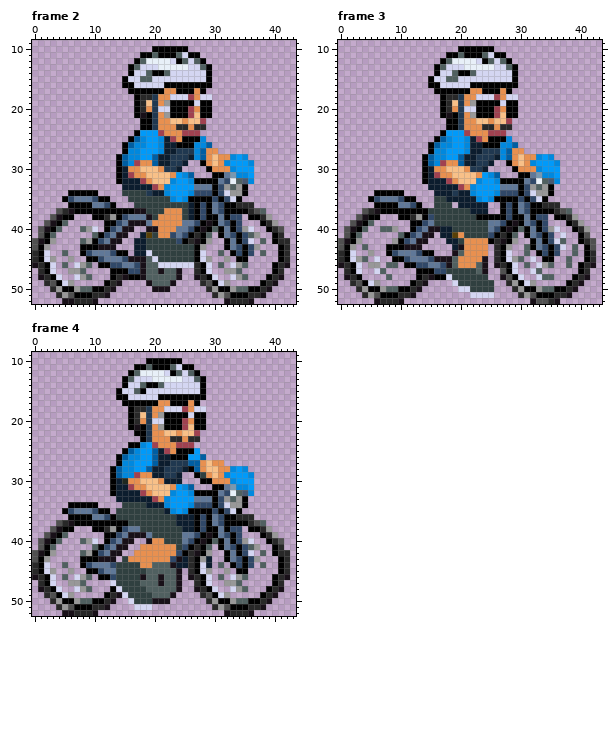
One commit to this animated GIF sprite: images/ChrisSprite.gif. The picture above is the old version.
The file is 98x106 pixels, drawn in blocks of 2x2; one block is one cell here. Shown: frame 2: x 0..43, y 9..52; frame 3: x 0..43, y 9..52; frame 4: x 0..43, y 9..52. The commit also changed other frames, which this record leaves out.
New version:
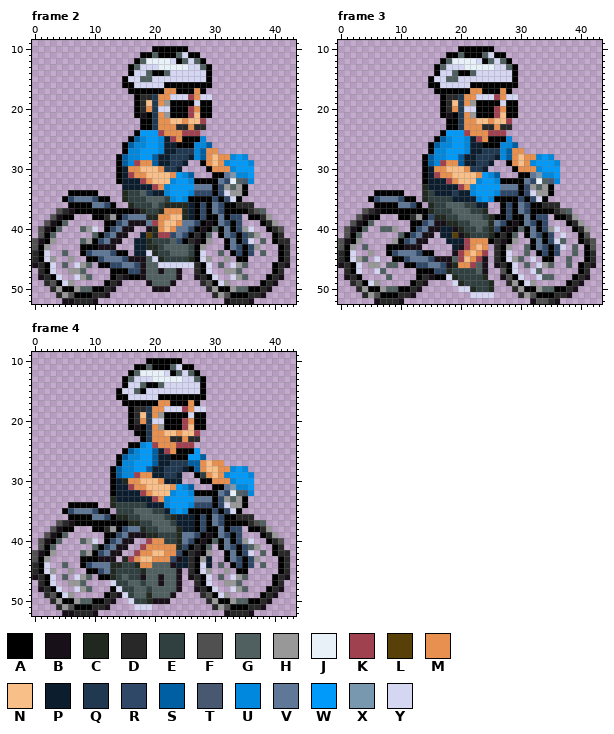
Palette (. is transparent): A #000000  B #181018  C #202820  D #282828  E #304040  F #505050  G #506060  H #989898  J #e8f0f8  K #a04150  L #584008  M #e89050  N #f8c088  P #0c1d2e  Q #203850  R #304868  S #005ea2  T #485870  U #0088de  V #607898  W #009afa  X #7898b0  Y #d4d6f2
Difference:
Frame 2:
y 34: x 15 E -> C; x 18 E -> G
y 35: x 15 . -> C; x 19..21 EEE -> GGG
y 36: x 16 . -> C; x 20 E -> G; x 22..25 EEEE -> CCCC
y 37: x 18 B -> C; x 21 E -> C; x 25 E -> C
y 38: x 19..20 BE -> CC; x 23..25 MME -> NNC
y 39: x 20 M -> K; x 22..23 MM -> NN
y 40: x 20 B -> C; x 22 M -> N
y 41: x 20..22 EMM -> CKK
y 42: x 19 E -> C; x 23 E -> G
y 43: x 19..20 EE -> CC; x 22..25 EEEE -> GGGG
y 44: x 20 E -> C; x 23..25 EEE -> GGG
y 45: x 21 E -> C; x 26 E -> C
Frame 3:
y 33: x 14 . -> C
y 34: x 14..15 .. -> CE
y 35: x 14..15 .. -> CE; x 18 P -> E
y 36: x 15 . -> C; x 18..22 E.PPP -> GGGEE
y 37: x 15 E -> C; x 19..24 EEEPPP -> GGGEEC
y 38: x 16..17 EE -> CC; x 20..25 EEEAAA -> GGGGEC
y 39: x 16..19 EEEE -> BBCC; x 22..25 EEEV -> GGGC
y 40: x 19..20 EE -> BC; x 23 E -> G; x 25 V -> C
y 41: x 20..21 ME -> BC; x 25 R -> C
y 42: x 20..21 EM -> PK
y 43: x 21 M -> K; x 23 M -> N
y 44: x 20 G -> K; x 22 M -> N; x 24 M -> K
y 45: x 20..21 MM -> KN; x 23 M -> K
y 46: x 19 G -> C; x 22 M -> K
y 47: x 18 E -> C
y 48: x 19 E -> C; x 24 E -> C
y 49: x 20 E -> C; x 25 E -> C
y 50: x 22 E -> C; x 25 E -> C
Frame 4:
y 33: x 13 . -> C
y 34: x 13..14 .. -> CE
y 35: x 17..19 EEE -> GGG
y 36: x 14..15 EE -> CC; x 18..21 EEEE -> GGGG; x 23 E -> C
y 37: x 16..17 EE -> CC; x 20..22 EEE -> GGG
y 38: x 18 E -> C; x 21..24 EEEE -> GGGC
y 39: x 19..20 VE -> CC; x 24 E -> C
y 40: x 19 B -> K; x 24 E -> C
y 41: x 18 M -> K; x 24 E -> C
y 42: x 17 M -> K; x 20..21 MM -> NN
y 43: x 15..16 EM -> CK; x 18..19 MM -> NN
y 44: x 13..14 RE -> CC; x 17 E -> C
y 45: x 13 V -> C; x 18 E -> C
y 46: x 13 R -> C; x 15 E -> G
y 47: x 16..18 EEG -> GGE
y 48: x 17..19 EEG -> GGE
y 49: x 17..19 EEE -> GGC
y 50: x 19 E -> C
